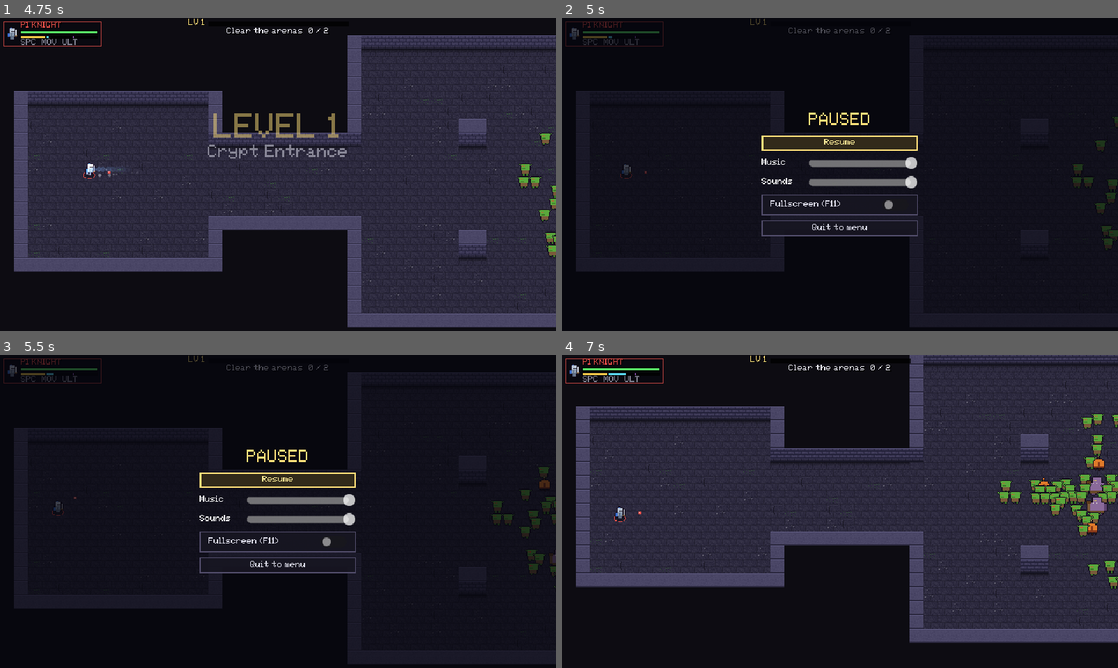
Above: before the commit, frames 1-4 (two rows, left to right).
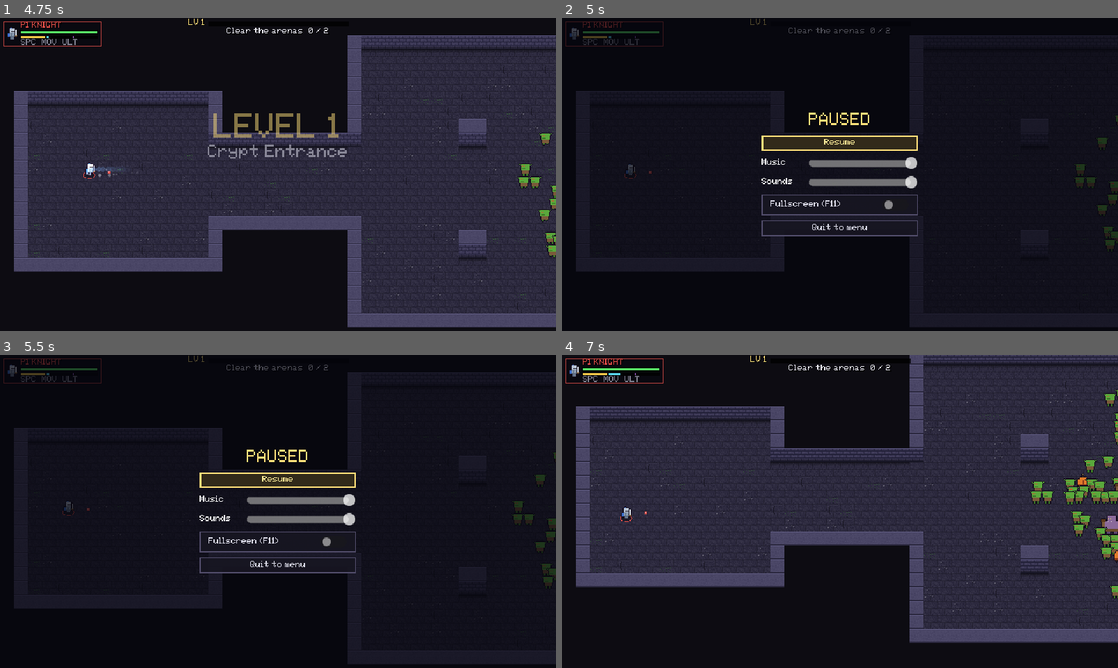
Above: after the commit, the same moments.

Repository: bogo26/game
Game: Godot game, scene res://src/ui/main_menu.tscn
Same seed, same stepped clock (60 frames per second), same inputs: the game is played once before the commit and once after it.
Inputs (mouse positions are in pixels of both pictures, inside the frame that each line leads up to):
- Up to frame 1 (4.75 s): click "Start Run" at 0.5 s; tap Enter at 1.25, 2.75 s; move the mouse to (400, 158) at 1.27 s; hold Right (ui_right) 1.28-2 s; hold Enter 1.28-2 s; click (400, 158) at 1.42 s; tap Space at 1.52, 4.52 s; drag from (166, 190) to (250, 237) at 2.02 s; move the mouse to (333, 105) at 2.77 s; hold Right (ui_right) 2.78-3.5 s; tap Q at 2.85 s; drag from (250, 237) to (111, 127) at 3.52 s; move the mouse to (444, 221) at 4.27 s; hold Left (ui_left) from 4.28 s (still down); tap Backspace at 4.35 s
- Up to frame 2 (5 s): keep holding Left (ui_left); tap Escape (ui_cancel) at 4.9 s
- Up to frame 3 (5.5 s): release Left (ui_left) at 5 s; drag from (111, 464) to (194, 433) at 5.02 s
- Up to frame 4 (7 s): click "Resume" at 5.75 s; move the mouse to (867, 511) at 6.52 s; hold Down (ui_down) from 6.53 s (still down); tap Shift at 6.6 s; click (867, 511) at 6.67 s

Frame 1 is identical in both runs. In frame 2, 0.4% of the frame differs, in the area x 8-100%, y 5-75%; in frame 3, 0.9%; in frame 4, 3.1%, in the area x 9-100%, y 5-78%.

Commit message:
Pause the level while picking upgrades (and in the pause menu) during runs
In a run the World is a child of the Game node, which processes always (for
banners and timers). The World inherited that mode, so setting the tree to
paused did nothing: enemies, heroes and projectiles kept going while players
picked upgrades, and the pause menu and controller-disconnect pause didn't
stop the level either. The test room was unaffected, which is why earlier
tests passed.

- World sets PROCESS_MODE_PAUSABLE explicitly
- HUD processes always so the disconnect notice still updates while paused
- No drop-in joins while the game is paused (e.g. mid-pick)
- tests/test_pause.gd: pick screen and pause menu freeze the level inside a
  real Game run; joins ignored mid-pick

Co-Authored-By: Claude Opus 5.5 <noreply@anthropic.com>

Diff:
--- a/src/ui/hud.gd
+++ b/src/ui/hud.gd
@@ -34,6 +34,8 @@
 
 func _ready() -> void:
 	layer = 10
+	# Keeps updating while the level is paused (e.g. the controller-disconnected notice).
+	process_mode = Node.PROCESS_MODE_ALWAYS
 	_canvas = Control.new()
 	_canvas.set_anchors_preset(Control.PRESET_FULL_RECT)
 	_canvas.mouse_filter = Control.MOUSE_FILTER_IGNORE
--- a/src/world/world.gd
+++ b/src/world/world.gd
@@ -106,6 +106,10 @@
 
 
 func _ready() -> void:
+	# Explicit: in a run the World lives under the Game node, which processes
+	# always (banners, timers). Inheriting that would keep the level running
+	# while players pick upgrades or the pause menu is open.
+	process_mode = Node.PROCESS_MODE_PAUSABLE
 	if not GameState.run_active:
 		GameState.reset_run()
 	level_up.closed.connect(_on_level_up_closed)
@@ -572,6 +576,8 @@
 
 
 func _on_join_requested(device: int) -> void:
+	if get_tree().paused:
+		return  # no drop-ins while picking upgrades or paused
 	var slot := InputRouter.free_slot()
 	if slot == -1:
 		return
--- /dev/null
+++ b/tests/test_pause.gd
@@ -0,0 +1,87 @@
+extends "res://tests/test_case.gd"
+## The level must actually stop (not just set the pause flag) while players
+## pick upgrades or the pause menu is open - including inside a run, where the
+## World lives under the always-processing Game node.
+
+const GAME_SCENE := "res://src/main/game.tscn"
+const DT := 1.0 / 60.0
+
+
+func _tree() -> SceneTree:
+	return Engine.get_main_loop() as SceneTree
+
+
+func _start_run() -> Node:
+	InputRouter.unassign_all()
+	GameState.clear_players()
+	GameState.reset_run()
+	for i in 2:
+		InputRouter.assign(i, PlayerInput.DEVICE_BOT)
+	GameState.slots[0].hero_id = &"knight"
+	GameState.slots[1].hero_id = &"mage"
+	GameState.level_index = 0
+	var game: Node = (load(GAME_SCENE) as PackedScene).instantiate()
+	_tree().root.add_child(game)
+	return game
+
+
+func _teardown(game: Node) -> void:
+	game.get_parent().remove_child(game)
+	game.free()
+	_tree().paused = false
+	InputRouter.unassign_all()
+	GameState.clear_players()
+
+
+func test_upgrade_picks_freeze_the_level_in_a_run() -> void:
+	var game := _start_run()
+	var world: World = game.get("world")
+	assert_true(world.can_process(), "level runs normally")
+	GameState.pending_level_ups = 1
+	world._process(DT)  # a level-up is pending: opens the pick screen
+	assert_true(world.level_up.is_open(), "pick screen opened")
+	assert_true(_tree().paused, "tree paused")
+	assert_false(world.can_process(), "level (enemies, heroes, projectiles) frozen while picking")
+	assert_true(world.level_up.can_process(), "pick screen still takes input")
+	assert_true(world.hud.can_process(), "HUD still updates")
+	for frame in 120:
+		InputRouter._process(DT)
+		world.level_up._process(DT)
+		if not world.level_up.is_open():
+			break
+	assert_false(world.level_up.is_open(), "bots picked, screen closed")
+	assert_false(_tree().paused, "unpaused after picking")
+	assert_true(world.can_process(), "level resumes")
+	_teardown(game)
+
+
+func test_pause_menu_freezes_the_level_in_a_run() -> void:
+	var game := _start_run()
+	var world: World = game.get("world")
+	world.pause_menu.open()
+	assert_false(world.can_process(), "level frozen while the pause menu is open")
+	assert_true(world.pause_menu.can_process())
+	world.pause_menu.close()
+	assert_true(world.can_process(), "level resumes")
+	_teardown(game)
+
+
+func test_joining_is_ignored_while_picking_upgrades() -> void:
+	var world: World = (load("res://src/world/world.tscn") as PackedScene).instantiate()
+	InputRouter.unassign_all()
+	GameState.clear_players()
+	GameState.reset_run()
+	GameState.run_active = false
+	InputRouter.assign(0, PlayerInput.DEVICE_BOT)
+	GameState.slots[0].hero_id = &"knight"
+	_tree().root.add_child(world)
+	GameState.pending_level_ups = 1
+	world._process(DT)
+	assert_true(world.level_up.is_open())
+	InputRouter.join_requested.emit(PlayerInput.DEVICE_KEYBOARD)
+	assert_eq(world.heroes.size(), 1, "no hero drops in mid-pick")
+	world.get_parent().remove_child(world)
+	world.free()
+	_tree().paused = false
+	InputRouter.unassign_all()
+	GameState.clear_players()
Not shown, added: tests/test_pause.gd.uid
